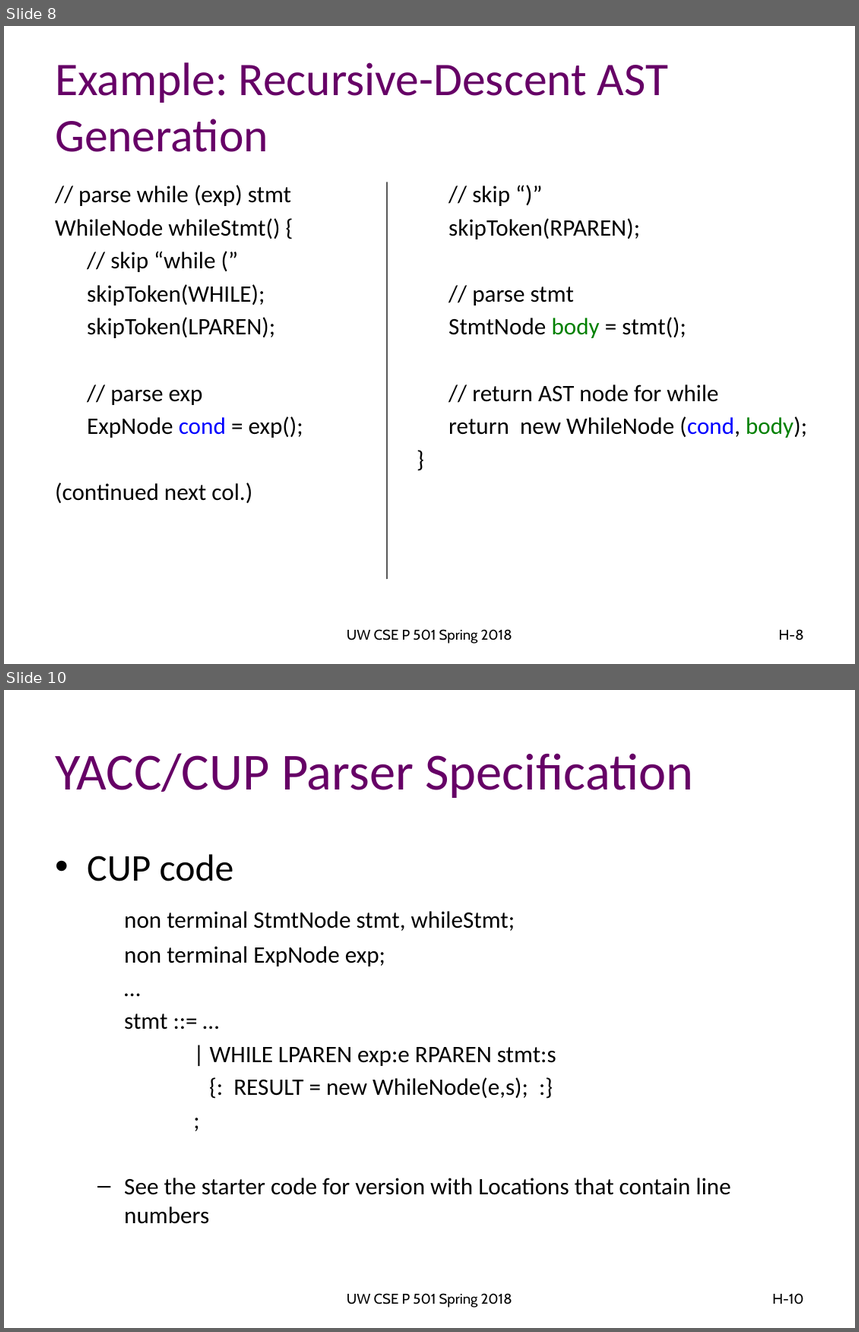
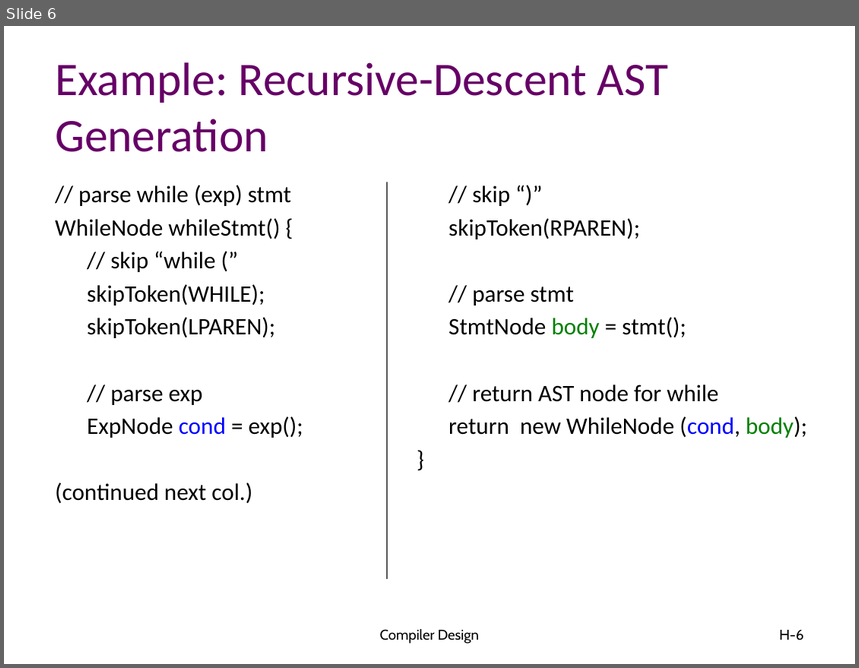
Before and after one commit to atu-se/atu.innomadic.com, a slide deck: courses/compilers/lectures/H-ASTs.pptx. Shown one above the other, each under a label of ours: slides 8 and 10 before the commit, slide 6 after it; the slides between them are not shown. The pictures are 859x1332 and 859x668 pixels, drawn with LibreOffice and Linux fonts; fonts in the diff are those of the drawing. Boxes give left, top, right and bottom in pixels: in the first picture for what was removed or moved away, otherwise in the second. Text is boxed around its words. In the diff, an @@ line names an element or a change of style, - is before the commit and + after.

```diff
--- a/courses/compilers/lectures/H-ASTs.pptx
+++ b/courses/compilers/lectures/H-ASTs.pptx
@@ slide 10 removed at <box>4,690,855,1328</box>, background #FFFFFF @@
@@ title removed at <box>55,753,694,798</box> @@
-YACC/CUP Parser Specification
@@ text removed at <box>87,854,731,1224</box> @@
-• CUP code
-  non terminal StmtNode stmt, whileStmt;
-  non terminal ExpNode exp;
-  …
-  stmt ::= …
-  | WHILE LPAREN exp:e RPAREN stmt:s
-  {: RESULT = new WhileNode(e,s); :}
-  ;
-  – See the starter code for version with Locations that contain line numbers
@@ text removed at <box>347,1293,512,1308</box> @@
-UW CSE P 501 Spring 2018
@@ page number removed at <box>772,1293,804,1305</box> @@
-H-10
@@ what was slide 8 is now slide 6 @@
@@ slide 6 changed as well @@
@@ text at <box>380,629,479,644</box>: text changed @@
-UW CSE P 501 Spring 2018
+Compiler Design
@@ page number at <box>779,630,804,641</box>: text changed @@
-H-8
+H-6
```
Also in this commit, not shown: 25 other slides changed, 3 other slides removed, 1 other file.
